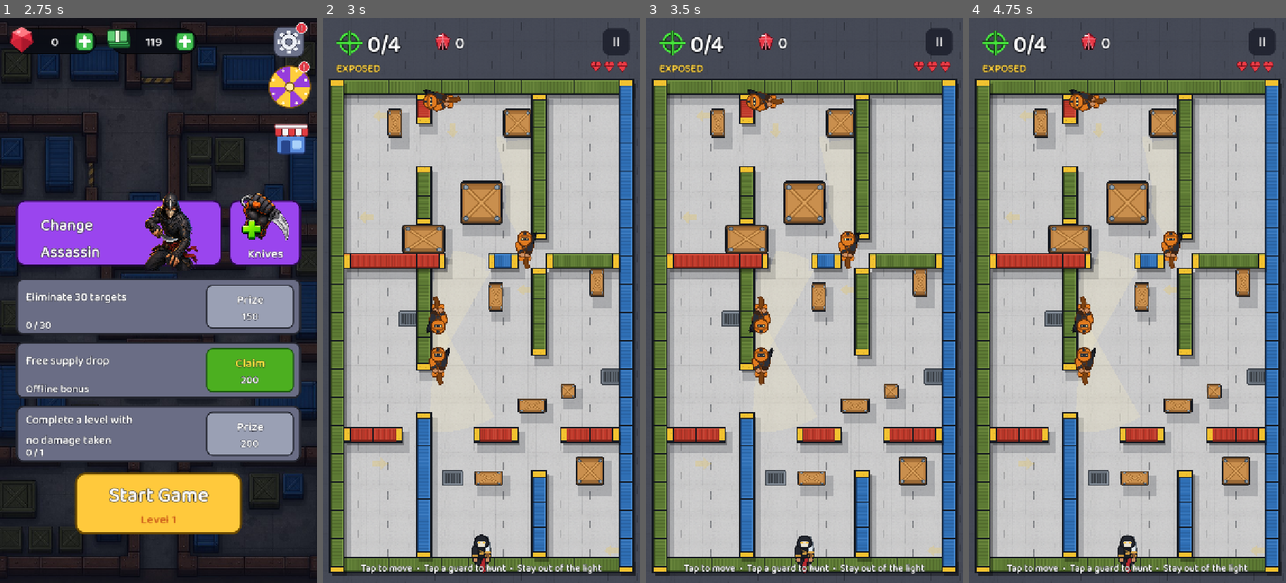
Above: before the commit, frames 1-4 (left to right).
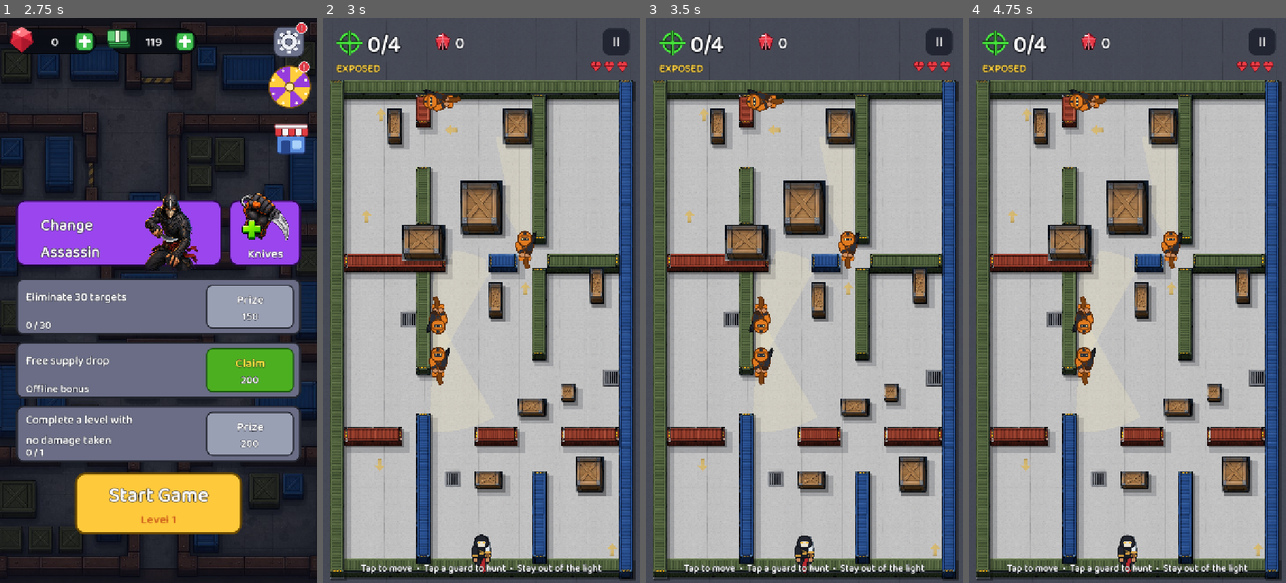
Above: after the commit, the same moments.

Repository: Aryanshahx/apexassassin
Game: Godot game, scene res://scenes/splash/splash.tscn
Two runs of this game, one before a commit and one after it. Both use one fixed random seed, a clock stepped at 60 frames per second and the inputs below.
Inputs (mouse positions are in pixels of both pictures, inside the frame that each line leads up to):
- Up to frame 1 (2.75 s): move the mouse to (228, 272) at 0.52 s; click (228, 272) at 0.67 s; drag from (95, 328) to (142, 413) at 1.27 s; tap Enter at 2 s; move the mouse to (190, 176) at 2.02 s; click (190, 176) at 2.17 s
- Up to frame 2 (3 s): click "Start Game" at 2.75 s
- Up to frame 3 (3.5 s): no input
- Up to frame 4 (4.75 s): click "II" at 3.5 s; click "Retry" at 4.25 s

Frame 1 is identical in both runs. In frame 2, 26% of the frame differs, in the area x 1-99%, y 0-100%; in frame 3, 26%; in frame 4, 26%.

Commit message:
Apex Assassin v0.5.1: use the approved depot concept art directly (real container/crate/floor pixels)

Diff:
--- a/project.godot
+++ b/project.godot
@@ -11,7 +11,7 @@
 [application]
 
 config/name="Apex Assassin"
-config/version="0.5.0"
+config/version="0.5.1"
 run/main_scene="res://scenes/splash/splash.tscn"
 config/quit_on_go_back=false
 config/features=PackedStringArray("4.7", "GL Compatibility")
--- a/scripts/game/level.gd
+++ b/scripts/game/level.gd
@@ -7,25 +7,24 @@
 const CELL := 32.0
 const ORIGIN := Vector2(24, 140)
 const FONT := preload("res://assets/fonts/Baloo2.ttf")
-const FLOOR := preload("res://assets/environment/depot/floor.png")
-const CONTAINER_TEX := {
-	"red": preload("res://assets/environment/depot/container_red.png"),
-	"blue": preload("res://assets/environment/depot/container_blue.png"),
-	"olive": preload("res://assets/environment/depot/container_olive.png"),
-}
-const CONTAINER_END := {
-	"red": preload("res://assets/environment/depot/container_red_end.png"),
-	"blue": preload("res://assets/environment/depot/container_blue_end.png"),
-	"olive": preload("res://assets/environment/depot/container_olive_end.png"),
-}
-const CRATE_TEX := {
-	"blue": preload("res://assets/environment/depot/crate_wood.png"),
-	"olive": preload("res://assets/environment/depot/crate_wood.png"),
-	"gray": preload("res://assets/environment/depot/crate_wood.png"),
-}
-const DRAIN_TEX := preload("res://assets/environment/depot/drain.png")
-const ARROW_TEX := preload("res://assets/environment/depot/arrow.png")
+const FLOOR := preload("res://assets/environment/depot/floor_real.png")
+## Real pixels cut from the approved depot concept (tools/extract_depot_art.py).
+const DEPOT := "res://assets/environment/depot/"
 const CONTAINER_KEYS := ["blue", "red", "olive"]
+const SRC_THICK := 91.0          # container width in the concept art
+const FLOOR_TILE := 90.0         # 256px concept tile at world scale
+var _c_cap_a := {}
+var _c_cap_b := {}
+var _c_cap_l := {}
+var _c_cap_r := {}
+var _c_mid := {}
+var _c_mid_h := {}
+var _c_depth := {}
+var _c_depth_h := {}
+const CRATE_TOP := preload("res://assets/environment/depot/crate_real_top.png")
+const CRATE_DEPTH := preload("res://assets/environment/depot/crate_real_depth.png")
+const DRAIN_TEX := preload("res://assets/environment/depot/drain_real.png")
+const ARROW_TEX := preload("res://assets/environment/depot/arrow_real.png")
 const TARGET_TEX := preload("res://assets/ui/target.png")
 const GEM_TEX := preload("res://assets/ui/gem_drop.png")
 const SLASH_TEX := preload("res://assets/fx/slash.png")
@@ -80,7 +79,19 @@
 var target_icon: TextureRect
 var gem_icon: TextureRect
 
+func _load_depot() -> void:
+	for k in CONTAINER_KEYS:
+		_c_cap_a[k] = load(DEPOT + "c_%s_cap_a.png" % k)
+		_c_cap_b[k] = load(DEPOT + "c_%s_cap_b.png" % k)
+		_c_cap_l[k] = load(DEPOT + "c_%s_cap_l.png" % k)
+		_c_cap_r[k] = load(DEPOT + "c_%s_cap_r.png" % k)
+		_c_mid[k] = load(DEPOT + "c_%s_mid.png" % k)
+		_c_mid_h[k] = load(DEPOT + "c_%s_mid_h.png" % k)
+		_c_depth[k] = load(DEPOT + "c_%s_depth.png" % k)
+		_c_depth_h[k] = load(DEPOT + "c_%s_depth_h.png" % k)
+
 func _ready() -> void:
+	_load_depot()
 	rng.seed = 9000 + GameState.current_level
 	_load_level(GameState.current_level)
 	_build_grid()
@@ -747,15 +758,15 @@
 	var sc := maxf(scale.x, 0.001)
 	var view_world := Rect2((safe.position - position) / sc, safe.size / sc)
 	var out_rect := view_world.grow(64)
-	var ox := floorf(out_rect.position.x / 64.0) * 64.0
+	var ox := floorf(out_rect.position.x / FLOOR_TILE) * FLOOR_TILE
 	while ox < out_rect.end.x:
-		var oy := floorf(out_rect.position.y / 64.0) * 64.0
+		var oy := floorf(out_rect.position.y / FLOOR_TILE) * FLOOR_TILE
 		while oy < out_rect.end.y:
-			draw_texture_rect(FLOOR, Rect2(ox, oy, 64, 64), false, Color(0.34, 0.36, 0.42))
-			oy += 64.0
-		ox += 64.0
-	var tw := 64.0
-	var th := 64.0
+			draw_texture_rect(FLOOR, Rect2(ox, oy, FLOOR_TILE, FLOOR_TILE), false, Color(0.36, 0.38, 0.44))
+			oy += FLOOR_TILE
+		ox += FLOOR_TILE
+	var tw := FLOOR_TILE
+	var th := FLOOR_TILE
 	var x := ORIGIN.x
 	while x < map_rect.end.x:
 		var y := ORIGIN.y
@@ -770,10 +781,10 @@
 	# Painted floor details, deterministic per level.
 	for d in floor_details:
 		if d.kind == "drain":
-			draw_texture_rect(DRAIN_TEX, Rect2(d.pos - Vector2(24, 18), Vector2(48, 36)), false, Color(1, 1, 1, 0.85))
+			draw_texture_rect(DRAIN_TEX, Rect2(d.pos - Vector2(20, 20), Vector2(40, 40)), false)
 		else:
 			draw_set_transform(d.pos, d.rot, Vector2.ONE)
-			draw_texture_rect(ARROW_TEX, Rect2(-19, -19, 38, 38), false, Color(1, 1, 1, 0.42))
+			draw_texture_rect(ARROW_TEX, Rect2(-23, -17, 46, 35), false)
 			draw_set_transform(Vector2.ZERO, 0, Vector2.ONE)
 	# Shadows.
 	for r in shadow_rects:
@@ -790,9 +801,7 @@
 	# Crates.
 	for i in range(crate_rects.size()):
 		var c: Array = data.crates[i]
-		var tex: Texture2D = CRATE_TEX.get(c[4], CRATE_TEX.gray)
-		var r: Rect2 = crate_rects[i]
-		draw_texture_rect(tex, r, false)
+		_draw_crate(crate_rects[i])
 	# Gems.
 	for gm in gems:
 		var bob := sin(gm.t * 6) * 3
@@ -859,55 +868,53 @@
 			draw_circle(g.pos + Vector2(0, -34), 4, Color("ffd23f"))
 
 func _draw_wall(r: Rect2) -> void:
-	# Shipping-container wall run: ribbed lid tiled along the long axis, hazard
-	# end caps, and a drop shadow so the block reads as a solid waist-high object.
+	# 9-slice the real container art: fixed hazard caps + tiled ribbed middle,
+	# then the original depth face along the bottom edge.
 	var key: String = CONTAINER_KEYS[int(abs(r.position.x * 7 + r.position.y * 13)) % CONTAINER_KEYS.size()]
-	var lid: Texture2D = CONTAINER_TEX[key]
-	var cap: Texture2D = CONTAINER_END[key]
-	var horizontal := r.size.x >= r.size.y
+	var horizontal := r.size.x > r.size.y
 	var thick := minf(r.size.x, r.size.y)
-	var long := maxf(r.size.x, r.size.y)
-	# Ground shadow.
-	draw_rect(Rect2(r.position + Vector2(5, 8), r.size), Color(0, 0, 0, 0.32))
-	var cap_w := minf(thick * 0.42, 26.0)
+	var sc := thick / SRC_THICK
+	var cap_a := 21.0 * sc
+	var cap_b := 22.0 * sc
+	var dt: Texture2D = _c_depth_h[key] if horizontal else _c_depth[key]
+	var depth_h := float(dt.get_size().y) * sc
+	# Cast shadow (down-right, like the concept).
+	draw_rect(Rect2(r.position + Vector2(6, 9) * maxf(sc, 0.5), r.size + Vector2(2, depth_h)), Color(0, 0, 0, 0.30))
+	# Depth face first so the lid overlaps it cleanly. Corrugation keeps its
+	# original pitch instead of being squeezed once per container-width.
+	var unit_d := maxf(float(dt.get_size().x) * sc, 8.0)
+	var dn := maxi(1, int(ceil(r.size.x / unit_d)))
+	var dw := r.size.x / float(dn)
+	for i in range(dn):
+		draw_texture_rect(dt, Rect2(Vector2(r.position.x + i * dw, r.end.y), Vector2(dw, depth_h)), false)
 	if horizontal:
-		var body := Rect2(r.position + Vector2(cap_w, 0), Vector2(r.size.x - cap_w * 2, r.size.y))
-		_tile_container(lid, body, true)
-		draw_texture_rect(cap, Rect2(r.position, Vector2(cap_w, r.size.y)), false)
-		draw_texture_rect(cap, Rect2(Vector2(r.end.x - cap_w, r.position.y), Vector2(cap_w, r.size.y)), false)
+		var mid_w := r.size.x - cap_a - cap_b
+		draw_texture_rect(_c_cap_l[key], Rect2(r.position, Vector2(cap_a, thick)), false)
+		draw_texture_rect(_c_cap_r[key], Rect2(Vector2(r.end.x - cap_b, r.position.y), Vector2(cap_b, thick)), false)
+		if mid_w > 1.0:
+			var tex: Texture2D = _c_mid_h[key]
+			var unit := float(tex.get_size().x) * sc
+			var n := maxi(1, int(ceil(mid_w / maxf(unit, 1.0))))
+			var seg := mid_w / float(n)
+			for i in range(n):
+				draw_texture_rect(tex, Rect2(Vector2(r.position.x + cap_a + i * seg, r.position.y), Vector2(seg, thick)), false)
 	else:
-		var body := Rect2(r.position + Vector2(0, cap_w), Vector2(r.size.x, r.size.y - cap_w * 2))
-		_tile_container(lid, body, false)
-		# End caps rotated to face along Y.
-		draw_set_transform(Vector2(r.position.x, r.position.y), PI / 2.0, Vector2.ONE)
-		draw_texture_rect(cap, Rect2(Vector2(0, -r.size.x), Vector2(cap_w, r.size.x)), false)
-		draw_set_transform(Vector2(r.position.x, r.end.y - cap_w), PI / 2.0, Vector2.ONE)
-		draw_texture_rect(cap, Rect2(Vector2(0, -r.size.x), Vector2(cap_w, r.size.x)), false)
-		draw_set_transform(Vector2.ZERO, 0, Vector2.ONE)
-	# Dark outline last so runs read as discrete objects.
-	draw_rect(r, Color("14181f"), false, 3.0)
-
-func _tile_container(tex: Texture2D, area: Rect2, horizontal: bool) -> void:
-	if area.size.x <= 1 or area.size.y <= 1:
-		draw_texture_rect(tex, area, false)
-		return
-	# Draw the lid in fixed-size world segments so ribs never stretch.
-	var seg := 64.0
-	if horizontal:
-		var n := maxi(1, int(ceil(area.size.x / seg)))
-		var w := area.size.x / float(n)
-		for i in range(n):
-			var dst := Rect2(area.position + Vector2(i * w, 0), Vector2(w, area.size.y))
-			draw_texture_rect(tex, dst, false)
-	else:
-		var n := maxi(1, int(ceil(area.size.y / seg)))
-		var h := area.size.y / float(n)
-		for i in range(n):
-			# Rotate the horizontal lid art to run vertically.
-			var p := area.position + Vector2(0, i * h)
-			draw_set_transform(p + Vector2(area.size.x, 0), PI / 2.0, Vector2.ONE)
-			draw_texture_rect(tex, Rect2(Vector2.ZERO, Vector2(h, area.size.x)), false)
-			draw_set_transform(Vector2.ZERO, 0, Vector2.ONE)
+		var mid_h := r.size.y - cap_a - cap_b
+		draw_texture_rect(_c_cap_a[key], Rect2(r.position, Vector2(thick, cap_a)), false)
+		draw_texture_rect(_c_cap_b[key], Rect2(Vector2(r.position.x, r.end.y - cap_b), Vector2(thick, cap_b)), false)
+		if mid_h > 1.0:
+			var tex: Texture2D = _c_mid[key]
+			var unit := float(tex.get_size().y) * sc
+			var n := maxi(1, int(ceil(mid_h / maxf(unit, 1.0))))
+			var seg := mid_h / float(n)
+			for i in range(n):
+				draw_texture_rect(tex, Rect2(Vector2(r.position.x, r.position.y + cap_a + i * seg), Vector2(thick, seg)), false)
+
+func _draw_crate(r: Rect2) -> void:
+	var dh := r.size.y * 0.24
+	draw_rect(Rect2(r.position + Vector2(5, 8), r.size + Vector2(0, dh)), Color(0, 0, 0, 0.30))
+	draw_texture_rect(CRATE_DEPTH, Rect2(Vector2(r.position.x, r.end.y), Vector2(r.size.x, dh)), false)
+	draw_texture_rect(CRATE_TOP, r, false)
 
 func _draw_cone(g: Dictionary) -> void:
 	var pts := PackedVector2Array([g.pos])
--- a/tests/smoke_test.gd
+++ b/tests/smoke_test.gd
@@ -127,6 +127,7 @@
 	check(lv2.player_path.size() > 0, "drag target path found")
 	# Depot environment textures are wired.
 	check(lv2.floor_details.size() > 0, "depot floor details placed")
-	check(lv2.CONTAINER_TEX.size() == 3, "3 container colours")
+	check(lv2.CONTAINER_KEYS.size() == 3, "3 container colours")
+	check(lv2._c_mid.size() == 3 and lv2._c_depth.size() == 3, "real container strips loaded")
 	print("SMOKE %d checks, %d failures" % [checks, failures])
 	quit(1 if failures > 0 else 0)
Binary file removed: assets/environment/depot/arrow.png
Not shown, removed: assets/environment/depot/arrow.png.import
Binary file added: assets/environment/depot/arrow_real.png
Not shown, added: assets/environment/depot/arrow_real.png.import
Binary file added: assets/environment/depot/c_blue_cap_a.png
Not shown, added: assets/environment/depot/c_blue_cap_a.png.import
Binary file added: assets/environment/depot/c_blue_cap_b.png
Not shown, added: assets/environment/depot/c_blue_cap_b.png.import
Binary file added: assets/environment/depot/c_blue_cap_l.png
Not shown, added: assets/environment/depot/c_blue_cap_l.png.import
Binary file added: assets/environment/depot/c_blue_cap_r.png
Not shown, added: assets/environment/depot/c_blue_cap_r.png.import
(and 70 more such lines)
